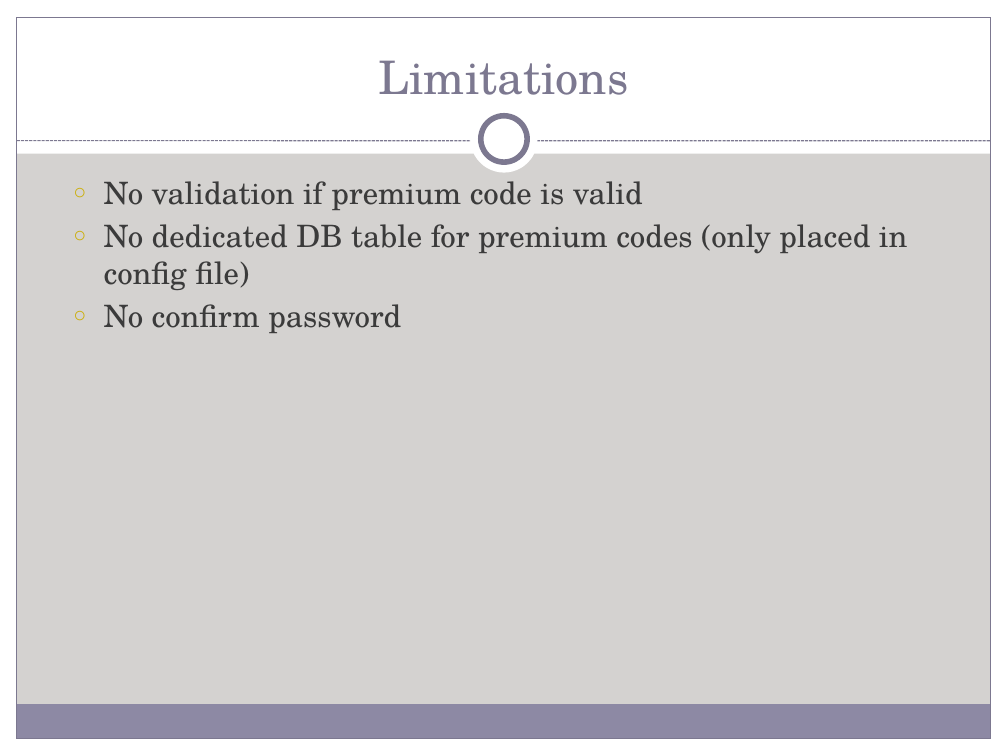
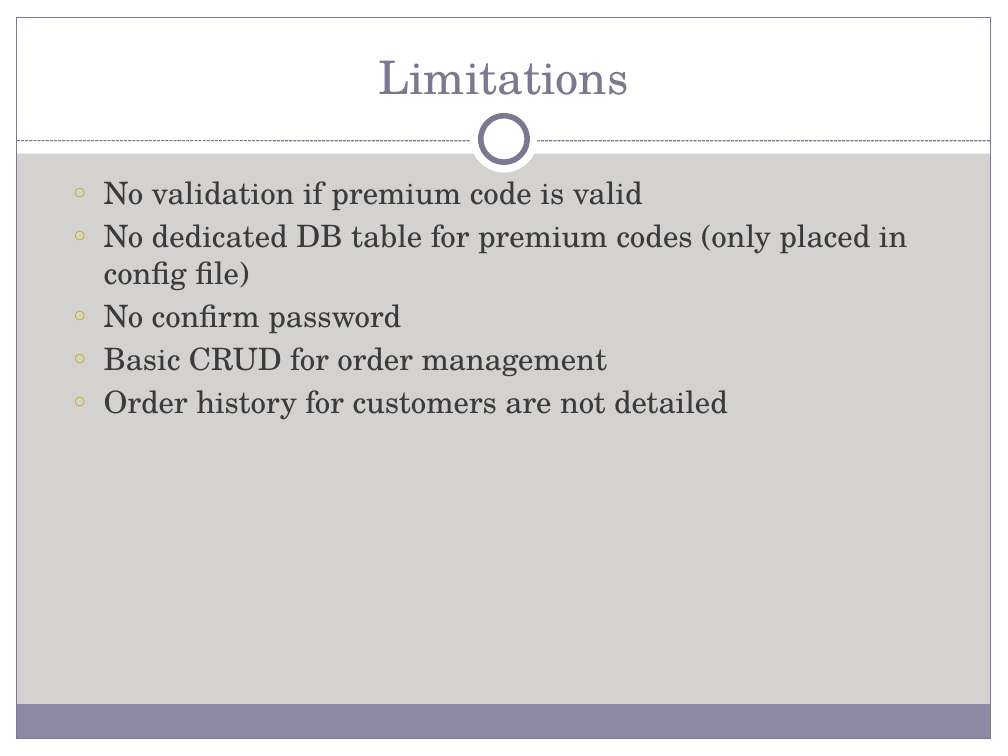
Before and after one commit to MNLBC/Group2Projects, a slide deck: slide 3 of 7. Group Project/W7D5_Project/Powerpoint/Watch Me Whip (UPDATED).pptx. Drawn at 1008x756 pixels with LibreOffice and Linux fonts; fonts in the diff are those of the drawing. Boxes give left, top, right and bottom in pixels: in the first picture for what was removed or moved away, otherwise in the second. Text is boxed around its words. In the diff, an @@ line names an element or a change of style, - is before the commit and + after.

Commit message:
PPT Update

```diff
--- a/7. Group Project/W7D5_Project/Powerpoint/Watch Me Whip (UPDATED).pptx
+++ b/7. Group Project/W7D5_Project/Powerpoint/Watch Me Whip (UPDATED).pptx
@@ text at (104, 347, 728, 420): paragraphs added @@
+  ○ Basic CRUD for order management
+  ○ Order history for customers are not detailed
```
